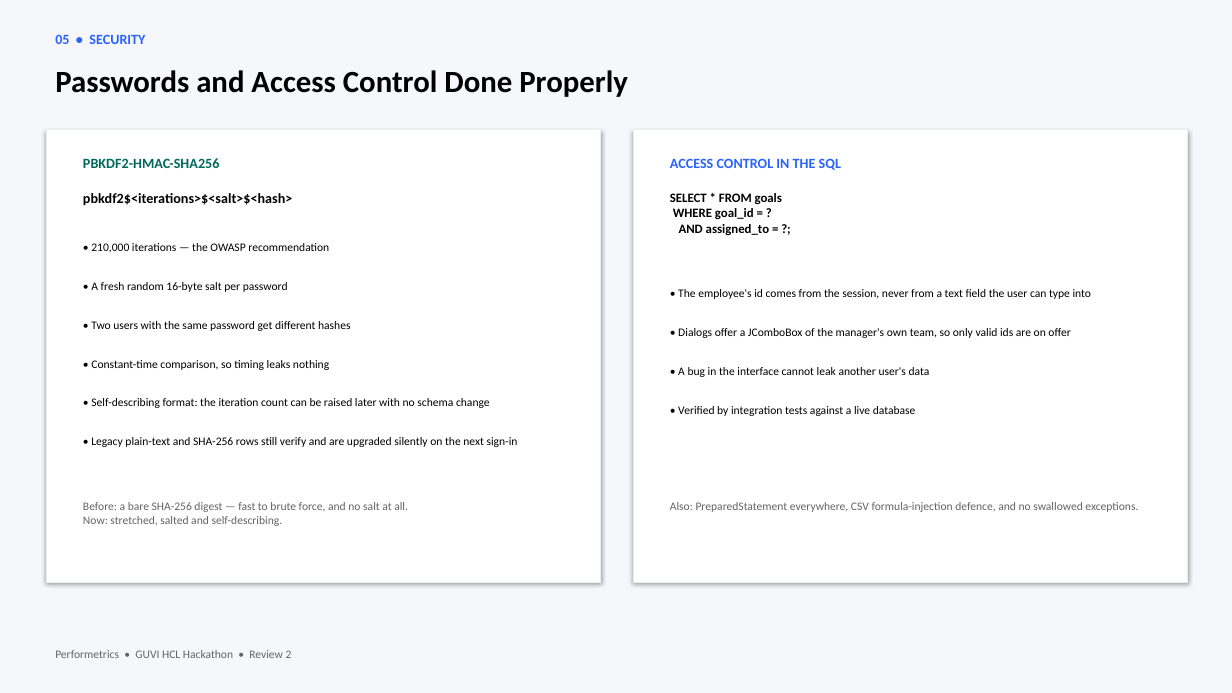
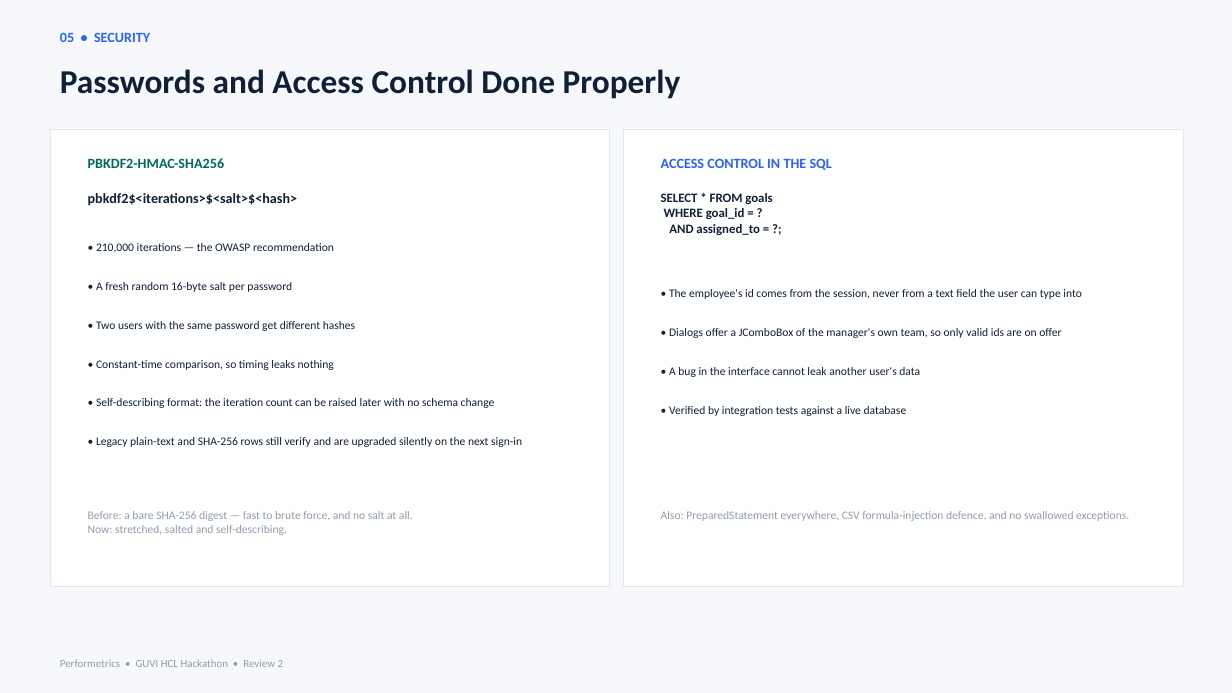
Before and after one commit to Harshitsingh798/EmployeePerformanceSystem, a slide deck: slide 6 of docs/Review2_Final_Performetrics.pptx. Drawn at 1232x693 pixels with LibreOffice and Linux fonts; fonts in the diff are those of the drawing. Boxes give left, top, right and bottom in pixels: in the first picture for what was removed or moved away, otherwise in the second. Text is boxed around its words. In the diff, an @@ line names an element or a change of style, - is before the commit and + after.

Commit message:
Complete Employee Performance System audit, tests, and Review 2 PPT

```diff
--- a/docs/Review2_Final_Performetrics.pptx
+++ b/docs/Review2_Final_Performetrics.pptx
@@ background #F5F7FB to #F6F8FC @@
@@ text "05 • SECURITY": place and size @@
-text "05 • SECURITY" at [55, 34, 145, 44]
+text "05 • SECURITY" at [60, 32, 150, 42]
@@ text "Passwords and Access Control Done ..." at [60, 69, 681, 99]: size 24 to 26 pt, text colour #000000 to #102038 @@
@@ rectangle: place and size @@
-rectangle at [46, 129, 601, 582]
+rectangle at [51, 129, 610, 587]
@@ rectangle at [51, 129, 610, 587]: outline #EAEEF3 0.75 pt to #E2E8F0 0.75 pt; shadow off @@
@@ rectangle at [624, 129, 1183, 587]: outline #EAEEF3 0.75 pt to #E2E8F0 0.75 pt; shadow off @@
@@ rectangle: place and size @@
-rectangle at [633, 129, 1188, 582]
+rectangle at [624, 129, 1183, 587]
@@ text "PBKDF2-HMAC-SHA256": place and size @@
-text "PBKDF2-HMAC-SHA256" at [83, 158, 219, 168]
+text "PBKDF2-HMAC-SHA256" at [88, 158, 224, 168]
@@ text "ACCESS CONTROL IN THE SQL": place and size @@
-text "ACCESS CONTROL IN THE SQL" at [670, 158, 841, 170]
+text "ACCESS CONTROL IN THE SQL" at [661, 158, 832, 170]
@@ text "SELECT * FROM goals WHERE ...": place and size @@
-text "SELECT * FROM goals WHERE ..." at [670, 193, 782, 235]
+text "SELECT * FROM goals WHERE ..." at [661, 193, 772, 235]
@@ text "• The employee's id comes ...": place and size @@
-text "• The employee's id comes ..." at [678, 289, 1091, 299]
+text "• The employee's id comes ..." at [669, 289, 1081, 299]
@@ text "• Dialogs offer a JComboBox ...": place and size @@
-text "• Dialogs offer a JComboBox ..." at [678, 328, 1070, 338]
+text "• Dialogs offer a JComboBox ..." at [669, 328, 1061, 338]
@@ text "• A bug in the ...": place and size @@
-text "• A bug in the ..." at [678, 367, 930, 377]
+text "• A bug in the ..." at [669, 367, 920, 377]
@@ text colour #000000 to #102038 in 12 elements at [88, 193, 298, 206], [96, 243, 334, 253], [96, 282, 292, 292], [96, 321, 355, 331], [96, 360, 334, 370], [96, 398, 495, 408], [96, 437, 522, 447], [661, 193, 772, 235], [669, 289, 1081, 299], [669, 328, 1061, 338], [669, 367, 920, 377], [669, 406, 907, 416] @@
@@ text "• Verified by integration tests ...": place and size @@
-text "• Verified by integration tests ..." at [678, 406, 916, 416]
+text "• Verified by integration tests ..." at [669, 406, 907, 416]
@@ text "Before: a bare SHA-256 digest ...": place and size @@
-text "Before: a bare SHA-256 digest ..." at [83, 502, 408, 526]
+text "Before: a bare SHA-256 digest ..." at [88, 511, 413, 535]
@@ text "Before: a bare SHA-256 digest ..." at [88, 511, 413, 535]: text colour #646464 to #909DAE @@
@@ text "Also: PreparedStatement everywhere, CSV formula-injection ..." at [661, 511, 1129, 521]: text colour #646464 to #909DAE @@
@@ text "Also: PreparedStatement everywhere, CSV formula-injection ...": place and size @@
-text "Also: PreparedStatement everywhere, CSV formula-injection ..." at [670, 502, 1138, 512]
+text "Also: PreparedStatement everywhere, CSV formula-injection ..." at [661, 511, 1129, 521]
@@ text "Performetrics • GUVI HCL Hackathon ...": place and size @@
-text "Performetrics • GUVI HCL Hackathon ..." at [55, 650, 292, 658]
+text "Performetrics • GUVI HCL Hackathon ..." at [60, 659, 284, 667]
@@ text "Performetrics • GUVI HCL Hackathon ..." at [60, 659, 284, 667]: size 9 to 8.5 pt, text colour #646464 to #909DAE @@
```
Also in this commit, not shown: 9 other slides changed, 1 other file.
